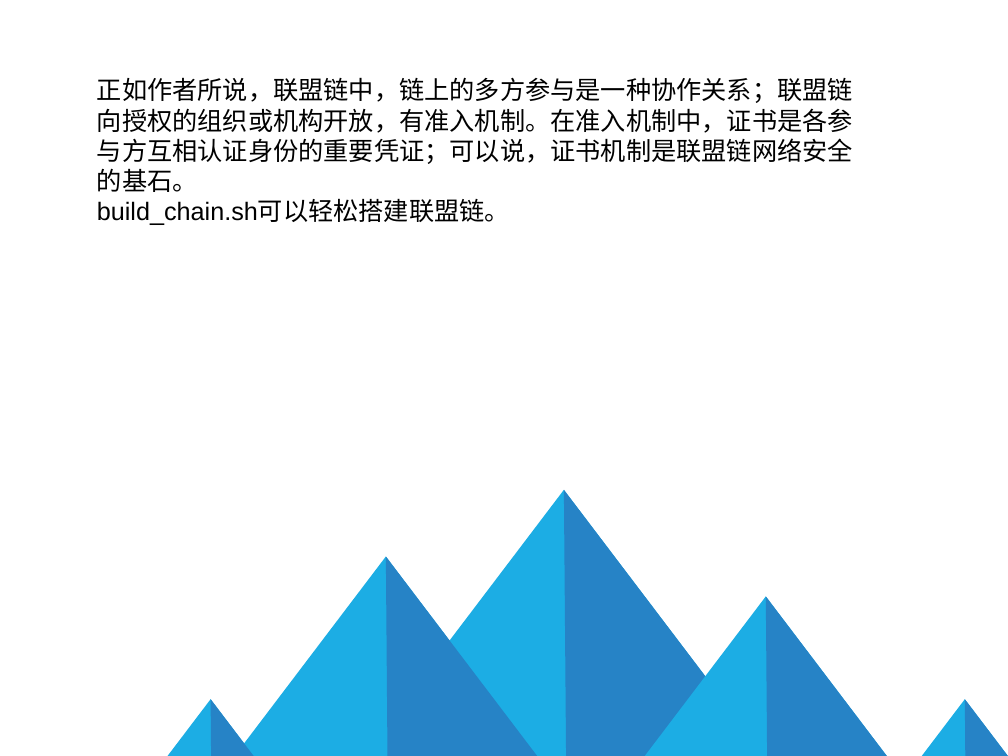
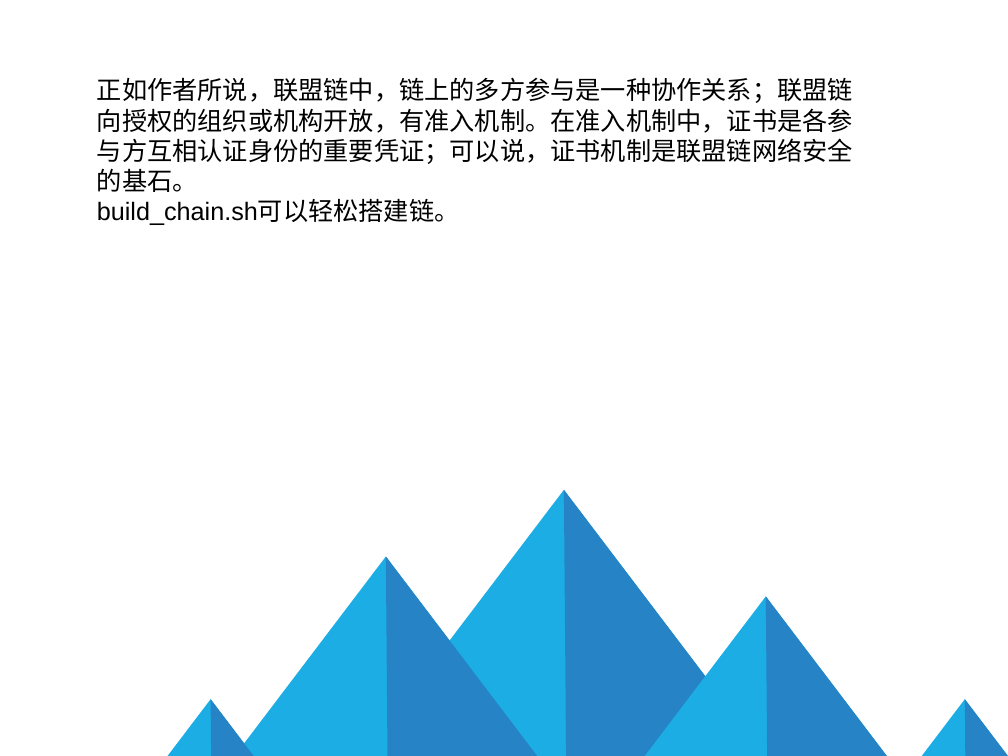
Before and after one commit to qukuailianniubi/Homework, a slide deck: slide 4 of DAY1/build_chain.sh文件的理解.ppt (slide 2 before the commit). Drawn at 1008x756 pixels with LibreOffice and Linux fonts; fonts in the diff are those of the drawing; background and template pictures are left out. Boxes give left, top, right and bottom in pixels: in the first picture for what was removed or moved away, otherwise in the second. Text is boxed around its words. In the diff, an @@ line names an element or a change of style, - is before the commit and + after.

```diff
--- a/DAY1/build_chain.sh文件的理解.ppt
+++ b/DAY1/build_chain.sh文件的理解.ppt
@@ text at (97, 200, 460, 225): text changed @@
-build_chain.sh可以轻松搭建联盟链。
+build_chain.sh可以轻松搭建链。
```
Also in this commit, not shown: 2 other slides changed, 3 slides added, 1 other file.
